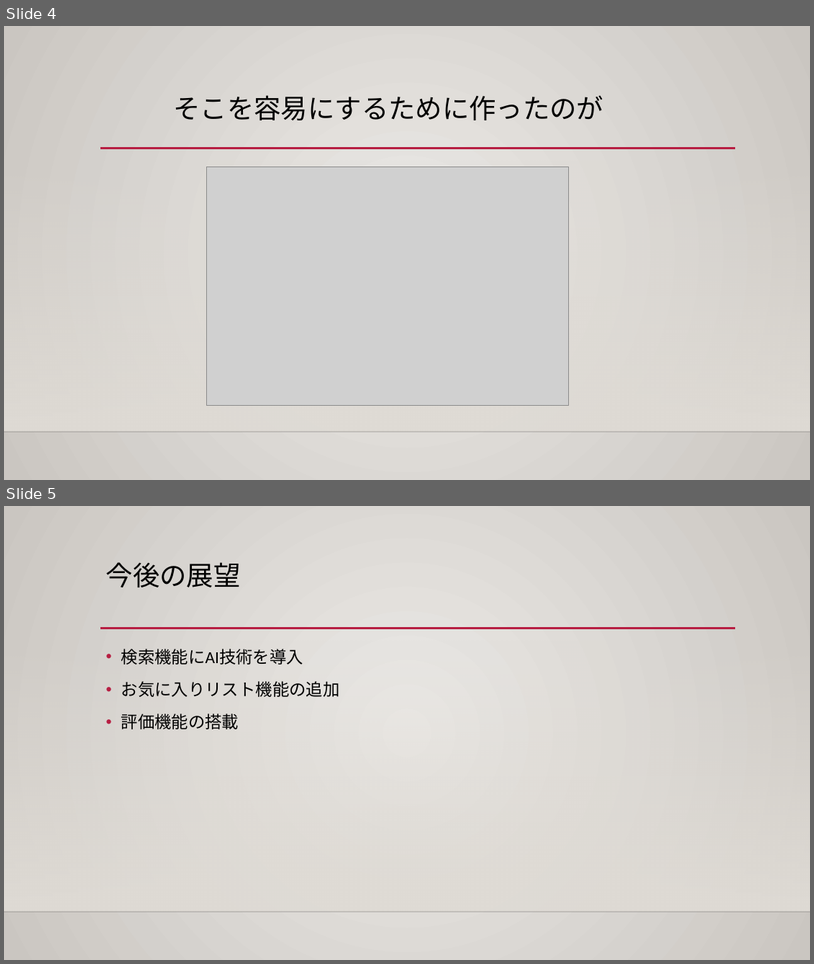
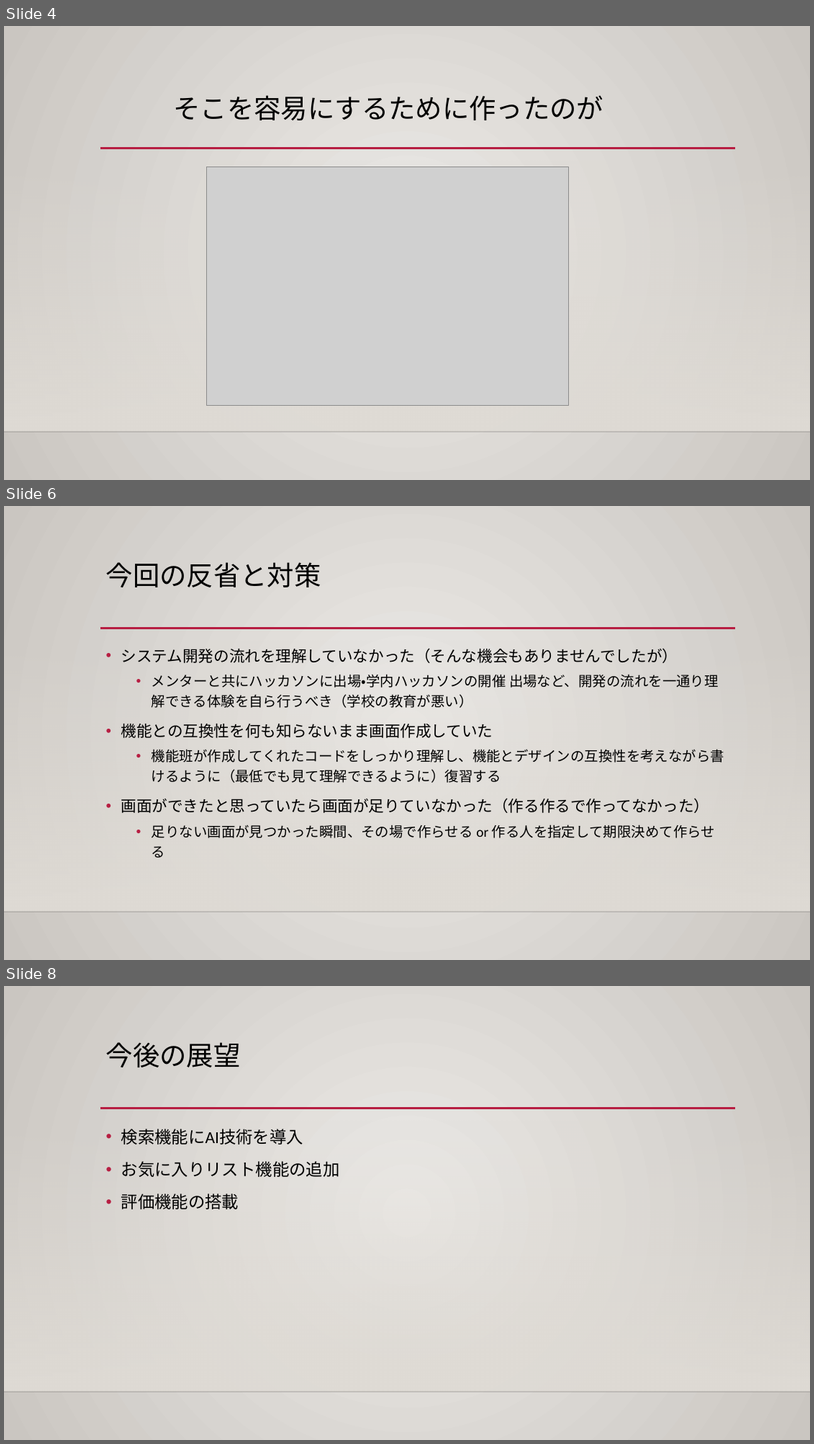
Before and after one commit to geejigeeji/hair-model, a slide deck: カトモ.pptx. Shown one above the other, each under a label of ours: slides 4 and 5 before the commit, slides 4, 6 and 8 after it; the slides between them are not shown. The pictures are 814x964 and 814x1444 pixels, drawn with LibreOffice and Linux fonts; fonts in the diff are those of the drawing; grey boxes stand for pictures; background and template pictures are left out. Boxes give left, top, right and bottom in pixels: in the first picture for what was removed or moved away, otherwise in the second. Text is boxed around its words. In the diff, an @@ line names an element or a change of style, - is before the commit and + after.

```diff
--- a/カトモ.pptx
+++ b/カトモ.pptx
@@ slide 6 added at [4, 506, 810, 960], background gradient #ECEAE7 to #CAC7C1; not listed: 3 template elements that a slide beside it also shows @@
@@ title added at [106, 562, 322, 587], 32 pt, text #000000 @@
+今回の反省と対策
@@ text added at [121, 648, 725, 857], 16.6 pt, text #000000 @@
+• システム開発の流れを理解していなかった（そんな機会もありませんでしたが）
+  • メンターと共にハッカソンに出場・学内ハッカソンの開催 出場など、開発の流れを一通り理解できる体験を自ら行うべき（学校の教育が悪い）
+• 機能との互換性を何も知らないまま画面作成していた
+  • 機能班が作成してくれたコードをしっかり理解し、機能とデザインの互換性を考えながら書けるように（最低でも見て理解できるように）復習する
+• 画面ができたと思っていたら画面が足りていなかった（作る作るで作ってなかった）
+  • 足りない画面が見つかった瞬間、その場で作らせる or 作る人を指定して期限決めて作らせる
@@ what was slide 5 is now slide 8 @@
```
Also in this commit, not shown: 2 other slides added.
